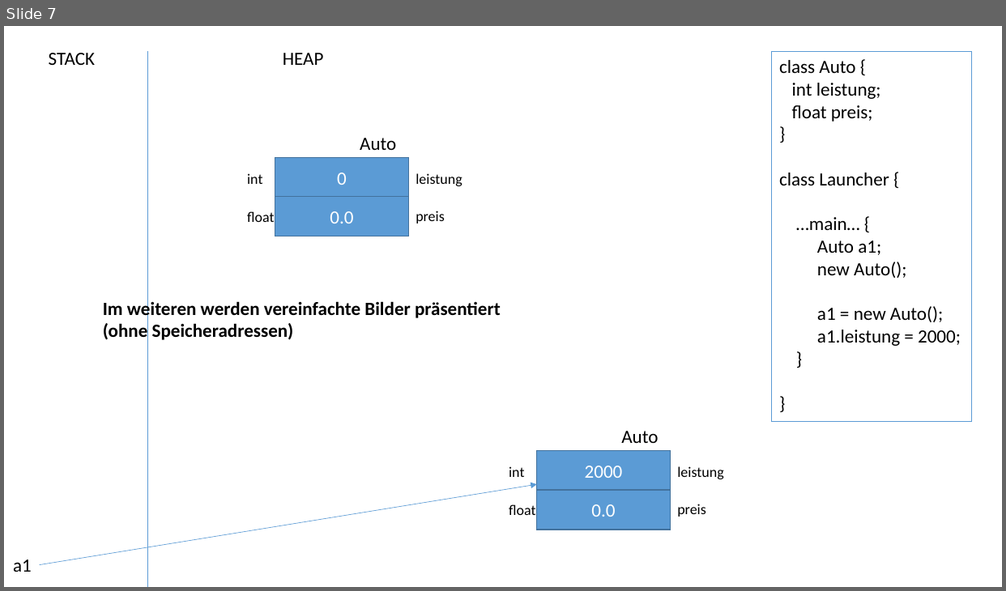
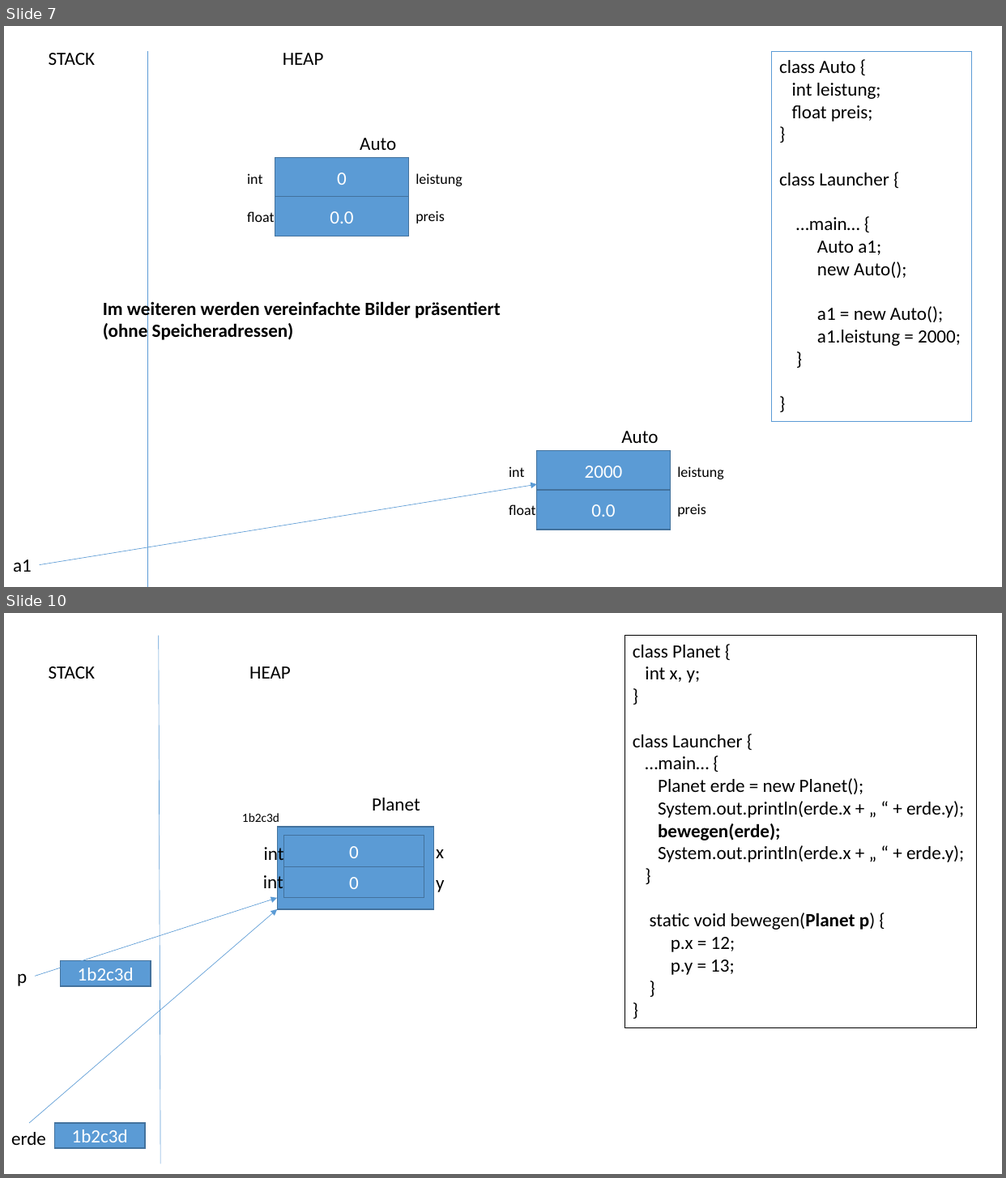
Before and after one commit to ccjavadozent/oca_162982, a slide deck: Diagramme/Klassen Objekte Referenzen.pptx. Shown one above the other, each under a label of ours: slide 7 before the commit, slides 7 and 10 after it; the slides between them are not shown. The pictures are 1006x591 and 1006x1178 pixels, drawn with LibreOffice and Linux fonts; fonts in the diff are those of the drawing. Boxes give left, top, right and bottom in pixels: in the first picture for what was removed or moved away, otherwise in the second. Text is boxed around its words. In the diff, an @@ line names an element or a change of style, - is before the commit and + after.

```diff
--- a/Diagramme/Klassen Objekte Referenzen.pptx
+++ b/Diagramme/Klassen Objekte Referenzen.pptx
@@ slide 10 added at <box>4,613,1002,1174</box>, background #FFFFFF @@
@@ line added from (158, 636) to (160, 1164), #5B9BD5 0.5 pt @@
@@ rectangle added at <box>625,636,977,1029</box>, outline #000000 0.75 pt, 18 pt, text #000000 @@
+class Planet {
+int x, y;
+}
+class Launcher {
+…main… {
+Planet erde = new Planet();
+System.out.println(erde.x + „ “ + erde.y);
+bewegen(erde);
+System.out.println(erde.x + „ “ + erde.y);
+}
+static void bewegen(Planet p) {
+p.x = 12;
+p.y = 13;
+}
+}
@@ text added at <box>49,666,95,679</box>, 18 pt, text #000000 @@
+STACK
@@ text added at <box>249,666,291,679</box>, 18 pt, text #000000 @@
+HEAP
@@ text added at <box>372,798,420,811</box>, 18 pt, text #000000 @@
+Planet
@@ text added at <box>242,813,279,822</box>, 12 pt, text #000000 @@
+1b2c3d
@@ rectangle added at <box>277,827,434,909</box>, fill #5B9BD5, outline #43739E 1 pt @@
@@ text added at <box>264,845,284,866</box>, 18 pt, text #000000 @@
+int
@@ rectangle added at <box>284,835,424,867</box>, fill #5B9BD5, outline #43739E 1 pt, 18 pt, text #FFFFFF @@
+0
@@ text added at <box>436,850,444,858</box>, 18 pt, text #000000 @@
+x
@@ text added at <box>263,873,283,894</box>, 18 pt, text #000000 @@
+int
@@ rectangle added at <box>284,867,424,898</box>, fill #5B9BD5, outline #43739E 1 pt, 18 pt, text #FFFFFF @@
+0
@@ arrow added from (35, 976) to (277, 898), #5B9BD5 0.5 pt @@
@@ text added at <box>436,880,444,892</box>, 18 pt, text #000000 @@
+y
@@ arrow added from (29, 1123) to (277, 909), #5B9BD5 0.5 pt @@
@@ text added at <box>17,973,27,986</box>, 18 pt, text #000000 @@
+p
@@ rectangle added at <box>60,961,151,986</box>, fill #5B9BD5, outline #43739E 1 pt, 18 pt, text #FFFFFF @@
+1b2c3d
@@ text added at <box>11,1132,46,1145</box>, 18 pt, text #000000 @@
+erde
@@ rectangle added at <box>55,1123,146,1149</box>, fill #5B9BD5, outline #43739E 1 pt, 18 pt, text #FFFFFF @@
+1b2c3d
```
Also in this commit, not shown: 4 other slides added, 3 other files.
